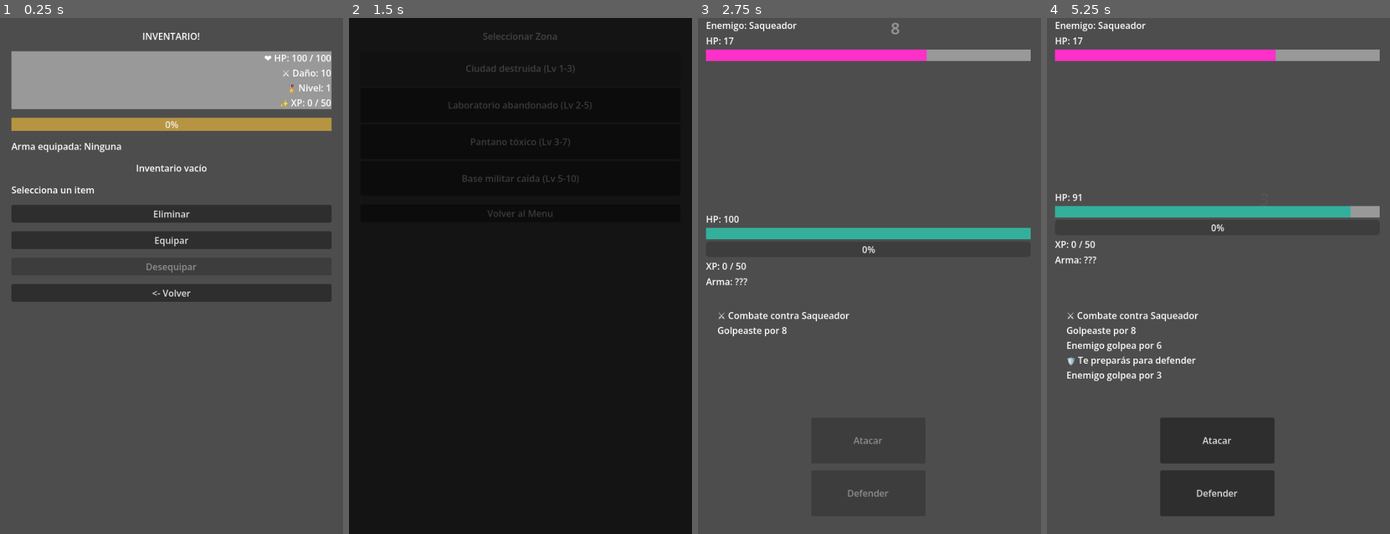
Above: before the commit, frames 1-4 (left to right).
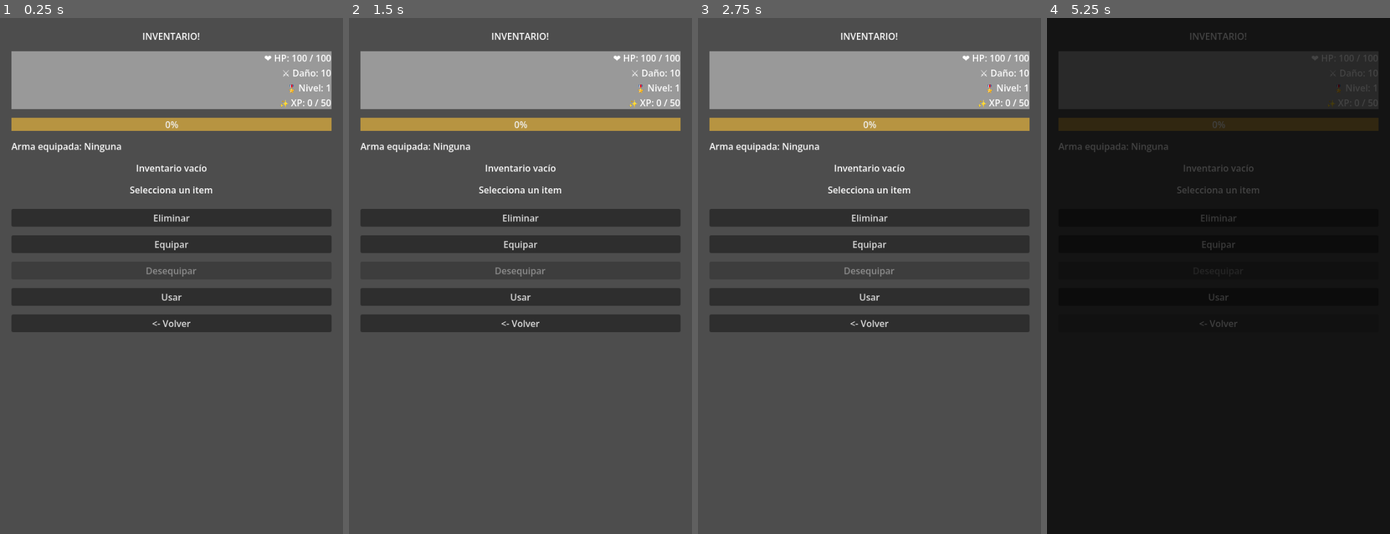
Above: after the commit, the same moments.

Repository: MirandaFrancoCBA/apocalypsheep
Game: Godot game, scene res://scenes/inventory.tscn
The game is run twice, just before and just after one commit, with the same random seed, the same clock (stepped at 60 frames per second) and the same inputs. This scene is started directly instead of the project's main scene.
Inputs (mouse positions are in pixels of both pictures, inside the frame that each line leads up to):
- Up to frame 1 (0.25 s): no input
- Up to frame 2 (1.5 s): click (520, 296) at 0.5 s, where only the run after the commit has a clickable "Usar"; click (520, 69) at 1.25 s, where only the run before the commit has a clickable "Ciudad destruida (Lv 1-3)"
- Up to frame 3 (2.75 s): click (869, 441) at 2 s, where only the run before the commit has a clickable "Atacar"
- Up to frame 4 (5.25 s): click (1218, 219) at 2.75 s, where only the run after the commit has a clickable "Eliminar"; click (1218, 492) at 3.5 s, where only the run before the commit has a clickable "Defender"; click (1218, 245) at 4.25 s, where only the run after the commit has a clickable "Equipar"; click (1218, 322) at 5 s, where only the run after the commit has a clickable "<- Volver"

The runs differ from the first frame. In frame 1, 7.9% of the frame differs, in the area x 3-97%, y 32-61%; in frame 2, 100%, in the area x 0-100%, y 0-100%; in frame 3, 26%; in frame 4, 99%.

Commit message:
Fix: uses

Diff:
--- a/scenes/inventory.tscn
+++ b/scenes/inventory.tscn
@@ -60,8 +60,11 @@
 layout_mode = 2
 
 [node name="LabelDetail" type="Label" parent="MarginContainer/VBoxContainer" unique_id=727969253]
+clip_contents = true
+custom_minimum_size = Vector2(50, 30)
 layout_mode = 2
 text = "Selecciona un item"
+horizontal_alignment = 1
 autowrap_mode = 2
 
 [node name="ButtonDelete" type="Button" parent="MarginContainer/VBoxContainer" unique_id=166275754]
@@ -76,6 +79,11 @@
 layout_mode = 2
 text = "Desequipar"
 
+[node name="ButtonUse" type="Button" parent="MarginContainer/VBoxContainer" unique_id=1873895744]
+layout_mode = 2
+text = "Usar
+"
+
 [node name="ButtonBack" type="Button" parent="MarginContainer/VBoxContainer" unique_id=293995187]
 layout_mode = 2
 text = "<- Volver"
@@ -87,5 +95,6 @@
 [connection signal="pressed" from="MarginContainer/VBoxContainer/ButtonDelete" to="." method="_on_button_delete_pressed"]
 [connection signal="pressed" from="MarginContainer/VBoxContainer/ButtonEquip" to="." method="_on_button_equip_pressed"]
 [connection signal="pressed" from="MarginContainer/VBoxContainer/ButtonUnequip" to="." method="_on_button_unequip_pressed"]
+[connection signal="pressed" from="MarginContainer/VBoxContainer/ButtonUse" to="." method="_on_button_use_pressed"]
 [connection signal="pressed" from="MarginContainer/VBoxContainer/ButtonBack" to="." method="_on_button_back_pressed"]
 [connection signal="confirmed" from="ConfirmDeleteDialog" to="." method="_on_confirm_delete_dialog_confirmed"]
--- a/scripts/ui/combat_screen.gd
+++ b/scripts/ui/combat_screen.gd
@@ -121,6 +121,8 @@
 	player.hp = max(player.hp, 0)
 	enemy.hp = max(enemy.hp, 0)
 
+	GameManager.update_player_hp(player.hp)
+
 	label_player_hp.text = "HP: " + str(player.hp)
 	label_enemy_hp.text  = "HP: " + str(enemy.hp)
 
--- a/scripts/ui/inventory_scree.gd
+++ b/scripts/ui/inventory_scree.gd
@@ -10,6 +10,7 @@
 @onready var confirm_delete_dialog = $ConfirmDeleteDialog
 @onready var label_stats = $MarginContainer/VBoxContainer/LabelStats
 @onready var xp_bar = $MarginContainer/VBoxContainer/XPBar
+@onready var button_use = $MarginContainer/VBoxContainer/ButtonUse
 
 var selected_item: Dictionary = {}
 
@@ -209,3 +210,41 @@
 	label_stats.text = text
 	xp_bar.max_value = player["xp_to_next"]
 	xp_bar.value = player["xp"]
+
+
+func _on_button_use_pressed() -> void:
+
+	if selected_item.is_empty():
+		return
+
+	if not selected_item.has("heal"):
+		print("[Inventory] Item no consumible")
+		return
+
+	var player = GameManager.get_player_data()
+
+	# ❤️ HP llena
+	if player["hp"] >= player["max_hp"]:
+		label_detail.text = "HP ya está al máximo"
+		return
+
+	var heal_amount = selected_item.get("heal", 0)
+
+	player["hp"] = min(
+		player["hp"] + heal_amount,
+		player["max_hp"]
+	)
+
+	GameManager.remove_item(selected_item)
+
+	label_detail.text = (
+		"❤️ Recuperaste %d HP"
+		% heal_amount
+	)
+
+	selected_item = {}
+
+	_refresh_inventory()
+	_update_stats()
+
+	GameManager._save_game()
